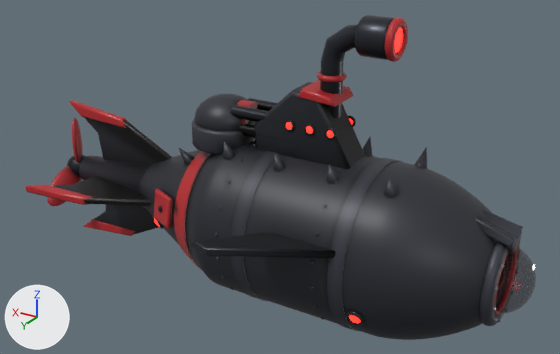
Renders of the glTF model models-src/enemy_boss.glb from each side of a commit.
Before and after are seen from a 50 mm lens placed at (-4.89, 8.63, 4.98), pointed at (0.29, -0.02, 0.65). The lights are fixed; the arrows at lower left show +X, +Y and +Z. The first picture is the older version. Where no turn or scale is listed for an object, it has been applied to the vertices. Vertices at exactly the same position are counted once.

Objects in the first picture: 'enemy_boss_body', 'propeller.002', 'turret_guns_mesh.001'.
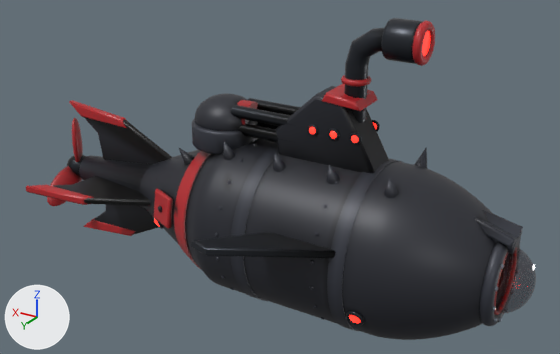
Boxes [x1, y1, x2, y2] around the edits, measured in the pictures (560 x 354 px; the box of a moved part takes in the faces that stretch with it):
'enemy_boss_body', reshaped: before [26, 15, 535, 340]; after [26, 18, 535, 340]
part 1 of me_enemy_boss_body, moved or reshaped: before [254, 82, 366, 169]; after [276, 86, 389, 173]
part 2 of me_enemy_boss_body, moved or reshaped: before [298, 80, 353, 107]; after [322, 84, 378, 111]
part 3 of me_enemy_boss_body, moved or reshaped: before [385, 17, 408, 62]; after [412, 21, 435, 66]
part 4 of me_enemy_boss_body, moved or reshaped: before [317, 71, 347, 82]; after [341, 75, 371, 87]
part 5 of me_enemy_boss_body, moved or reshaped: before [327, 130, 334, 138]; after [351, 135, 359, 143]
part 6 of me_enemy_boss_body, moved or reshaped: before [306, 126, 313, 134]; after [330, 131, 337, 139]
part 7 of me_enemy_boss_body, moved or reshaped: before [286, 122, 292, 130]; after [309, 127, 316, 134]
part 8 of me_enemy_boss_body, moved or reshaped (mostly hidden): before [395, 27, 403, 53]; after [422, 31, 430, 56]
part 9 of me_enemy_boss_body, moved or reshaped: before [348, 116, 356, 127]; after [372, 120, 380, 131]
part 10 of me_enemy_boss_body, moved or reshaped: before [325, 128, 337, 140]; after [349, 132, 361, 145]
part 11 of me_enemy_boss_body, moved or reshaped: before [304, 123, 316, 136]; after [328, 128, 340, 141]
part 12 of me_enemy_boss_body, moved or reshaped: before [284, 120, 295, 132]; after [307, 124, 319, 136]
part 13 of me_enemy_boss_body, moved or reshaped: before [320, 25, 357, 118]; after [344, 28, 384, 123]
part 14 of me_enemy_boss_body, moved or reshaped: before [355, 15, 395, 60]; after [381, 18, 423, 64]

What the commit changed:
me_enemy_boss_body has 14033 vertices, 27404 faces and spans x -3.34..4.25, y -2.15..2.15, z -1.24..3.07.
me_enemy_boss_body is used by ob_enemy_boss_body; location (0.0, 0.0, 0.0).
me_enemy_boss_body part 1: the loose piece of 30 vertices spanning x -0.96..0.56, y -0.27..0.27, z 1.04..2.04 is moved by (-0.35, 0.0, 0.0).
me_enemy_boss_body part 2: the loose piece of 24 vertices spanning x -0.68..-0.14, y -0.29..0.29, z 1.93..2.1 is moved by (-0.35, 0.0, 0.0).
me_enemy_boss_body part 3: the loose piece of 336 vertices spanning x -1.4..-1.29, y -0.26..0.26, z 2.55..3.07 is moved by (-0.35, 0.0, 0.0).
me_enemy_boss_body part 4: the loose piece of 288 vertices spanning x -0.68..-0.3, y -0.19..0.19, z 2.2..2.28 is moved by (-0.35, 0.0, 0.0).
me_enemy_boss_body part 5: the loose piece of 86 vertices spanning x -0.7..-0.58, y 0.24..0.31, z 1.51..1.63 is moved by (-0.35, 0.0, 0.0).
me_enemy_boss_body part 6: the loose piece of 86 vertices spanning x -0.39..-0.27, y 0.24..0.31, z 1.51..1.63 is moved by (-0.35, 0.0, 0.0).
me_enemy_boss_body part 7: the loose piece of 86 vertices spanning x -0.09..0.03, y 0.24..0.31, z 1.51..1.63 is moved by (-0.35, 0.0, 0.0).
me_enemy_boss_body part 8: the loose piece of 48 vertices spanning x -1.37..-1.32, y -0.19..0.19, z 2.63..3.0 is moved by (-0.35, 0.0, 0.0).
me_enemy_boss_body part 9: the loose piece of 128 vertices spanning x -0.72..-0.55, y -0.3..-0.26, z 1.48..1.65 is moved by (-0.35, 0.0, 0.0).
me_enemy_boss_body part 10: the loose piece of 128 vertices spanning x -0.72..-0.55, y 0.26..0.3, z 1.48..1.65 is moved by (-0.35, 0.0, 0.0).
me_enemy_boss_body part 11: the loose piece of 128 vertices spanning x -0.42..-0.25, y 0.26..0.3, z 1.48..1.65 is moved by (-0.35, 0.0, 0.0).
me_enemy_boss_body part 12: the loose piece of 128 vertices spanning x -0.11..0.06, y 0.26..0.3, z 1.48..1.65 is moved by (-0.35, 0.0, 0.0).
me_enemy_boss_body part 13: the loose piece of 90 vertices spanning x -0.97..-0.34, y -0.14..0.14, z 1.71..2.95 is moved by (-0.35, 0.0, 0.0).
me_enemy_boss_body part 14: the loose piece of 144 vertices spanning x -1.33..-0.89, y -0.25..0.25, z 2.56..3.06 is moved by (-0.35, 0.0, 0.0).
